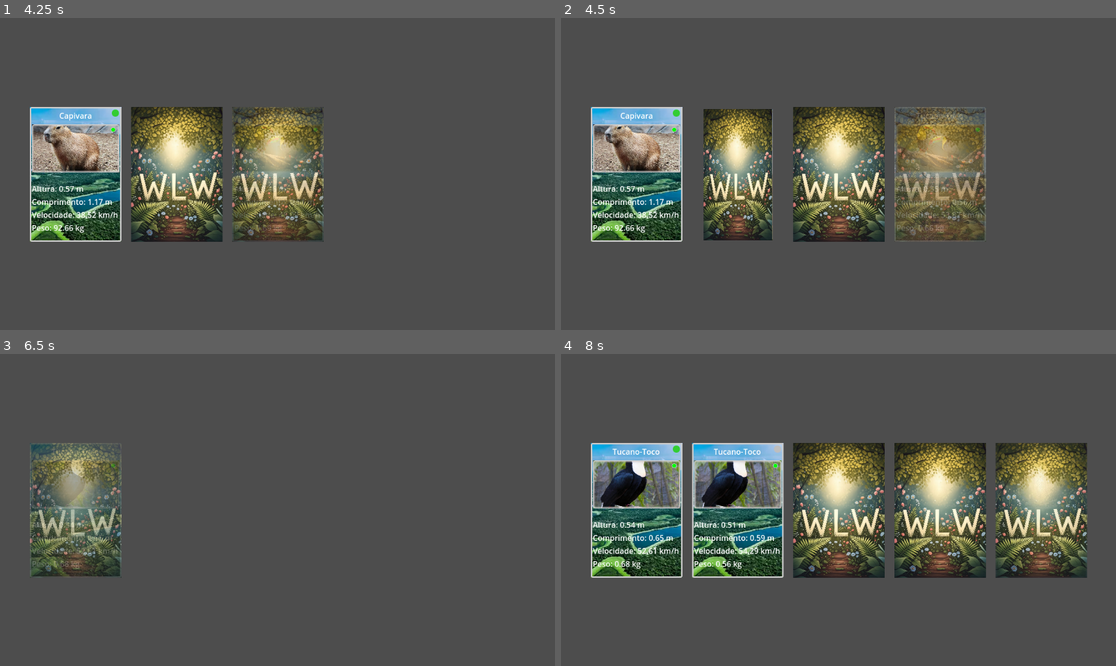
Above: before the commit, frames 1-4 (two rows, left to right).
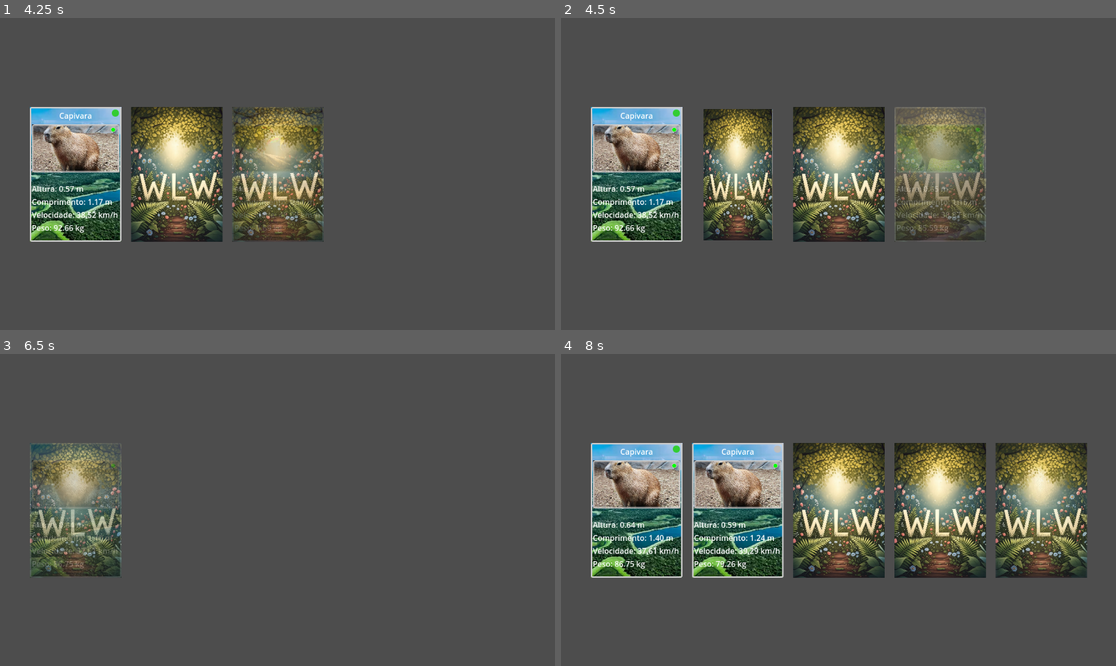
Above: after the commit, the same moments.

Repository: v2bagio/wlwgit
Game: Godot game, scene res://CollectionScene.tscn
The game is run twice, just before and just after one commit, with the same random seed, the same clock (stepped at 60 frames per second) and the same inputs.
Inputs (mouse positions are in pixels of both pictures, inside the frame that each line leads up to):
- Up to frame 1 (4.25 s): click (49, 27) at 0.52 s; type "Alex" at 0.6 s; click "Voltar" at 1.25 s; click "Comprar pacotes" at 2 s; click "Pacote Comum" at 2.75 s; move the mouse to (77, 174) at 3.52 s; click (77, 174) at 3.67 s
- Up to frame 2 (4.5 s): move the mouse to (738, 174) at 4.27 s; click (738, 174) at 4.42 s
- Up to frame 3 (6.5 s): move the mouse to (277, 510) at 5.02 s; click (277, 510) at 5.17 s; click "Pacote Premium" at 5.75 s
- Up to frame 4 (8 s): move the mouse to (638, 510) at 6.52 s; click (638, 510) at 6.67 s; move the mouse to (738, 510) at 7.27 s; click (738, 510) at 7.42 s

Frame 1 is identical in both runs. In frame 2, 2.5% of the frame differs, in the area x 60-77%, y 28-72%; in frame 3, 0.8%; in frame 4, 4.9%, in the area x 5-40%, y 30-69%.

Commit message:
Só coisa

Diff:
--- a/AnimalDatabase.gd
+++ b/AnimalDatabase.gd
@@ -25,7 +25,7 @@
 			{"path": "res://assets/normal/capivara.jpg", "artist": "Artista A", "is_alt": false},
 			{"path": "res://assets/normal/capivara_v2.jpg", "artist": "Artista B", "is_alt": false}
 		],
-		"population": 20000,
+		"population": 50000,
 		"altura":      { "min": 0.5, "max": 0.65, "unidade": "m", "archetype": "HIGH" },
 		"comprimento": { "min": 1.0, "max": 1.4,  "unidade": "m", "archetype": "HIGH" },
 		"velocidade":  { "min": 30.0,"max": 40.0, "unidade": "km/h", "archetype": "HIGH" },
@@ -39,7 +39,7 @@
 			{"path": "res://assets/normal/onca_pintada.png", "artist": "Artista C", "is_alt": false},
 			{"path": "res://assets/alternate/onca_pintada_alt.png", "artist": "Artista D (Arte Alt.)", "is_alt": true}
 		],
-		"population": 20000,
+		"population": 5000,
 		"altura":      { "min": 0.8, "max": 0.95, "unidade": "m", "archetype": "HIGH" },
 		"comprimento": { "min": 1.5, "max": 1.9, "unidade": "m", "archetype": "HIGH" },
 		"velocidade":  { "min": 70.0, "max": 85.0, "unidade": "km/h", "archetype": "HIGH" },
@@ -52,7 +52,7 @@
 		"artes": [
 			{"path": "res://assets/normal/mico_leao_dourado.jpg", "artist": "Artista E", "is_alt": false}
 		],
-		"population": 20000,
+		"population": 1000,
 		"altura":      { "min": 0.25,"max": 0.35, "unidade": "m", "archetype": "LOW" },
 		"comprimento": { "min": 0.15,"max": 0.25, "unidade": "m", "archetype": "LOW" },
 		"velocidade":  { "min": 35.0,"max": 45.0, "unidade": "km/h", "archetype": "HIGH" },
@@ -65,7 +65,7 @@
 		"artes": [
 			{"path": "res://assets/normal/tucano.jpg", "artist": "Artista F", "is_alt": false}
 		],
-		"population": 20000,
+		"population": 50000,
 		"altura":      { "min": 0.45, "max": 0.55, "unidade": "m", "archetype": "HIGH" },
 		"comprimento": { "min": 0.5, "max": 0.65, "unidade": "m", "archetype": "HIGH" },
 		"velocidade":  { "min": 45.0, "max": 55.0, "unidade": "km/h", "archetype": "HIGH" },
--- a/Card teste pra 3d.gd
+++ b/Card 1 .gd
@@ -147,11 +147,10 @@
 
 	nome_label.text = card_data.get("nome_display", "N/A")
 
-	# Carregar texturas de forma síncrona
 	foto_animal.texture = _load_texture_safely(self.imagem_path)
+
 	card_background.texture = _load_texture_safely(self.background_path)
 
-	# Atualizar os labels de poderes
 	(poderes_box.get_child(0) as Label).text = "Altura: %.2f m" % card_data.get("altura", 0.0)
 	(poderes_box.get_child(1) as Label).text = "Comprimento: %.2f m" % card_data.get("comprimento", 0.0)
 	(poderes_box.get_child(2) as Label).text = "Velocidade: %.2f km/h" % card_data.get("velocidade", 0.0)
@@ -162,11 +161,10 @@
 	_apply_rarity_gem_color(self.raridade)
 	apply_visual_treatments()
 
-	# Certificar-se de que a visibilidade está correta após a atualização dos dados
-	update_visibility()
-
-	# Emitir o sinal fully_drawn após todos os elementos visuais serem atualizados
-	emit_signal("fully_drawn")
+	_set_status_dot_color(card_data.get("iucn_status", ""))
+	_set_frame_color(bioma)
+	_apply_rarity_gem_color(raridade)
+	apply_visual_treatments()
 
 func get_card_data() -> Dictionary:
 	var data_card = {
@@ -208,7 +206,7 @@
 			return ImageTexture.create_from_image(image)
 		else:
 			return null
-	printerr("Card.gd: Falha ao carregar textura. Caminho não encontrado: \"", path, "\" ")
+	printerr("Card.gd: Falha ao carregar textura. Caminho não encontrado: \'", path, "\' ")
 	return null
 
 func enable_flip(enabled: bool):
--- a/PackOpening.tscn
+++ b/PackOpening.tscn
@@ -1,7 +1,7 @@
 [gd_scene load_steps=3 format=3 uid="uid://dvikflbg4fy34"]
 
 [ext_resource type="Script" uid="uid://bnv7gua8k86lp" path="res://PackOpening.gd" id="1_cvw7c"]
-[ext_resource type="Texture2D" uid="uid://qw7c4vmsl25t" path="res://assets/ui/card_back.png" id="2_nsiks"]
+[ext_resource type="Texture2D" uid="uid://qw7c4vmsl25t" path="res://assets/ui/card_back1.png" id="2_nsiks"]
 
 [node name="PackOpeningScene" type="Control"]
 layout_mode = 3
Not shown, added: Card 1 .gd.uid
